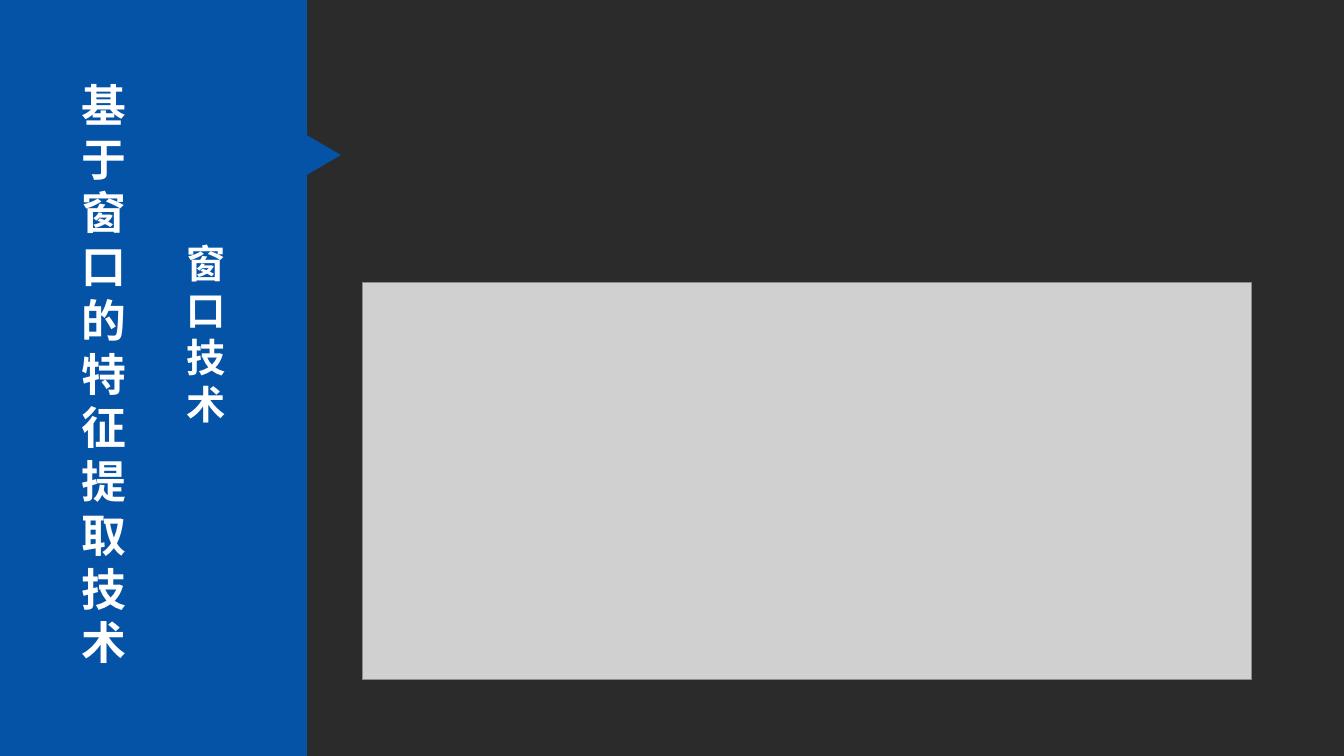
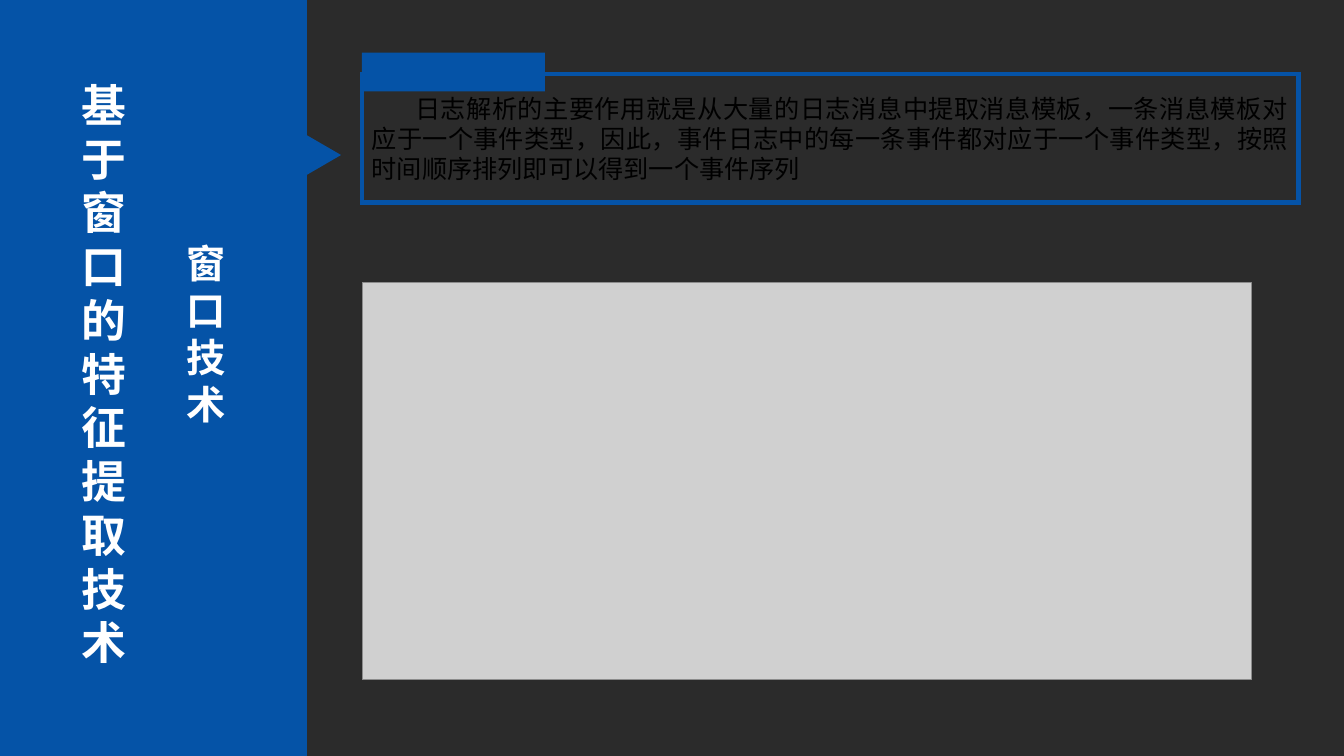
Before and after one commit to huowj/bishe, a slide deck: slide 24 of dabian/毕设.pptx (slide 17 before the commit). Drawn at 1344x756 pixels with LibreOffice and Linux fonts; fonts in the diff are those of the drawing; grey boxes stand for pictures; background and template pictures are left out; a plain dark background stands for a picture behind light text. Boxes give left, top, right and bottom in pixels: in the first picture for what was removed or moved away, otherwise in the second. Text is boxed around its words. In the diff, an @@ line names an element or a change of style, - is before the commit and + after.

```diff
--- a/dabian/毕设.pptx
+++ b/dabian/毕设.pptx
@@ rectangle added at box(362, 52, 545, 92), fill #0553A7 @@
@@ rectangle added at box(362, 74, 1299, 203), outline #0553A7 3 pt, 18 pt, text #000000 @@
+日志解析的主要作用就是从大量的日志消息中提取消息模板，一条消息模板对应于一个事件类型，因此，事件日志中的每一条事件都对应于一个事件类型，按照时间顺序排列即可以得到一个事件序列
```
Also in this commit, not shown: 11 other slides changed, 13 slides added, 1 other file.
